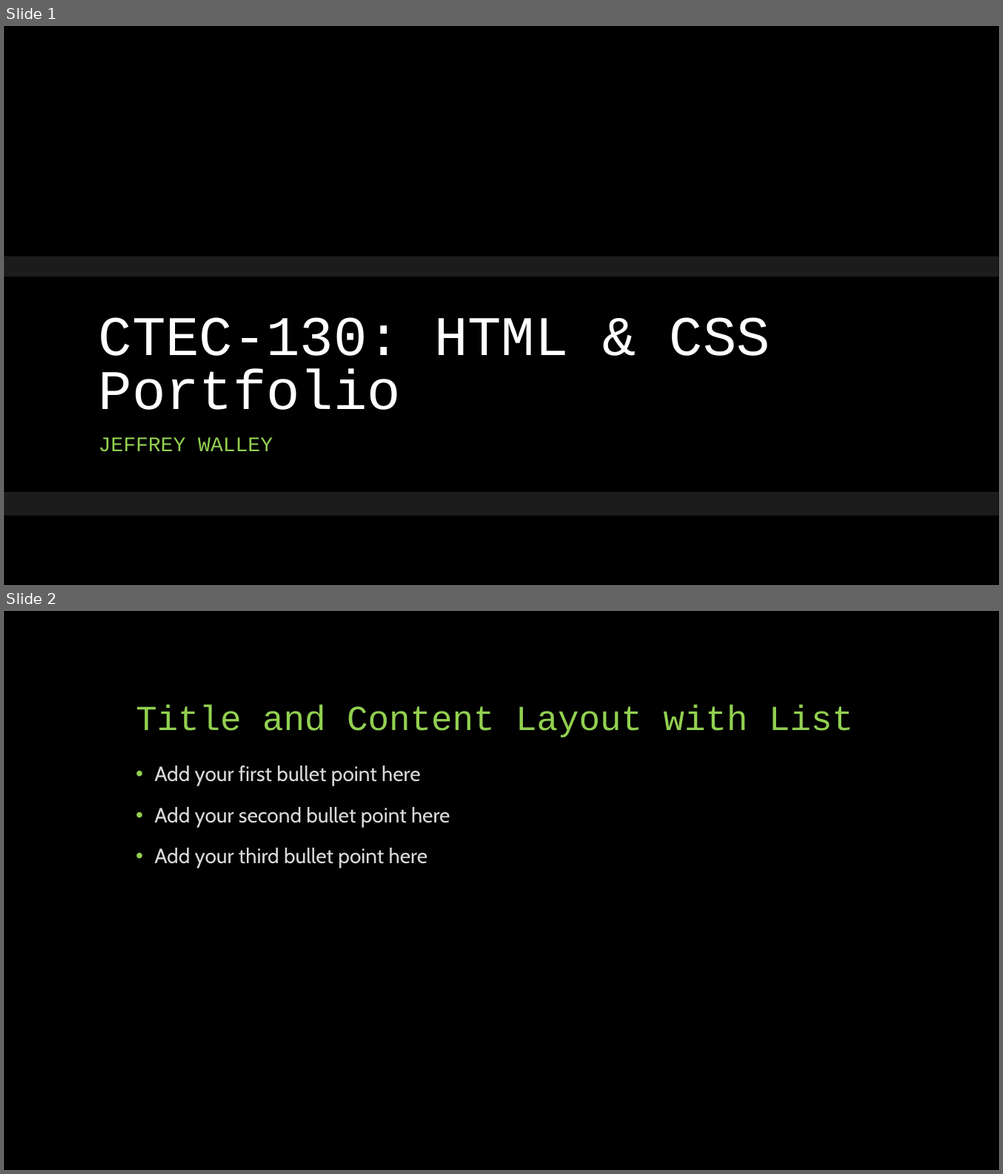
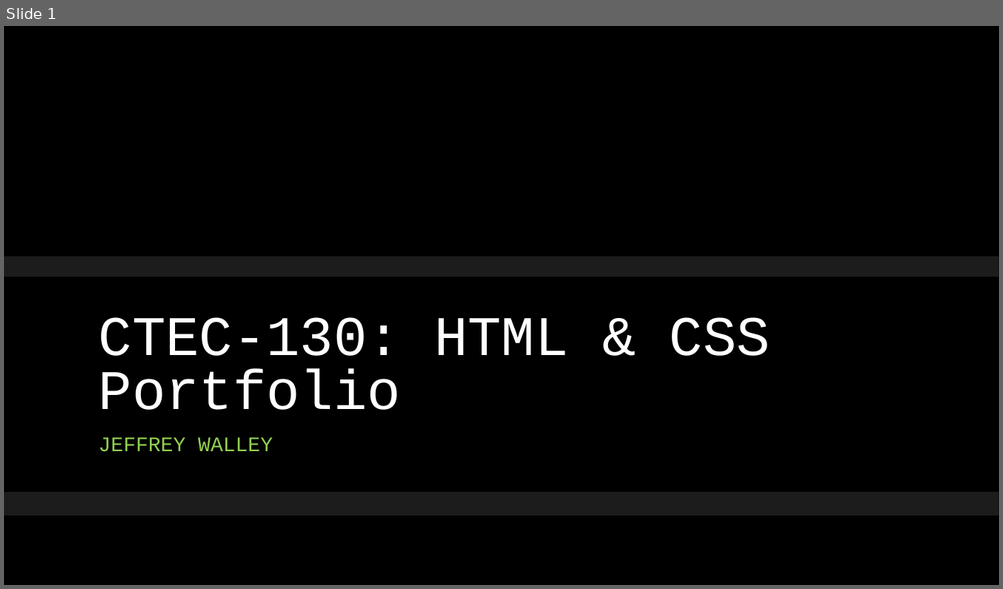
Before and after one commit to Ploppa-Smurph/ctec130_html, a slide deck: wk07/130portfolio_midterm.pptx. Shown one above the other, each under a label of ours: slides 1 and 2 before the commit, slide 1 after it. The pictures are 1003x1174 and 1003x589 pixels, drawn with LibreOffice and Linux fonts; fonts in the diff are those of the drawing; background and template pictures are left out. Boxes give left, top, right and bottom in pixels: in the first picture for what was removed or moved away, otherwise in the second. Text is boxed around its words. In the diff, an @@ line names an element or a change of style, - is before the commit and + after.

```diff
--- a/wk07/130portfolio_midterm.pptx
+++ b/wk07/130portfolio_midterm.pptx
@@ slide 2 removed at [4,611,999,1170], background #000000 @@
@@ title removed at [136,704,853,738] @@
-Title and Content Layout with List
@@ text removed at [154,766,450,869] @@
-• Add your first bullet point here
-• Add your second bullet point here
-• Add your third bullet point here
```
Also in this commit, not shown: 1 slide changed, 13 slides added, 8 other slides removed, 28 other files.
